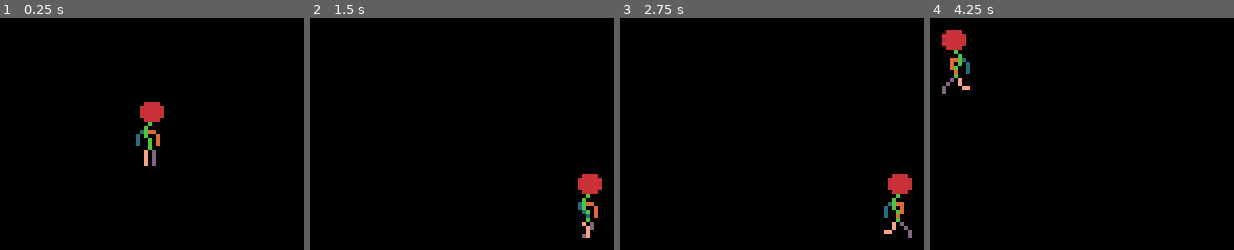
Above: before the commit, frames 1-4 (left to right).
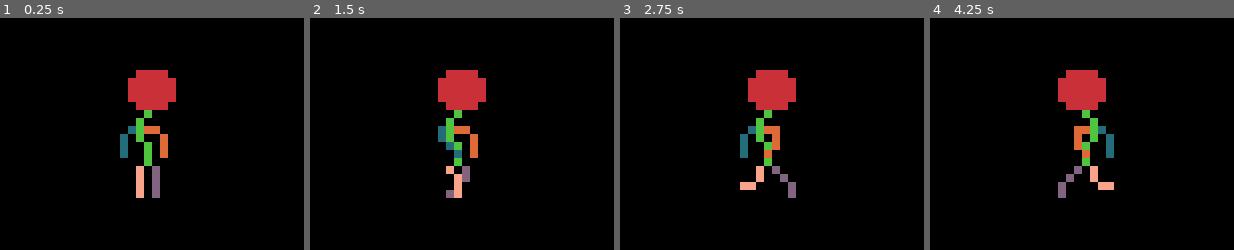
Above: after the commit, the same moments.

Repository: RustyMonky/Curator
Game: Godot game, scene res://entities/player/player.tscn
The game is run twice, just before and just after one commit, with the same random seed, the same clock (stepped at 60 frames per second) and the same inputs. This scene is started directly instead of the project's main scene.
Inputs:
- Up to frame 1 (0.25 s): no input
- Up to frame 2 (1.5 s): tap Enter (ui_accept) at 0.5, 0.77 s; hold Right (ui_right) 0.53-1.28 s; hold Down (ui_down) from 1.28 s (still down)
- Up to frame 3 (2.75 s): tap Enter (ui_accept) at 1.52 s; release Down (ui_down) at 2.03 s; hold Right (ui_right) from 2.03 s (still down)
- Up to frame 4 (4.25 s): release Right (ui_right) at 2.78 s; hold Up (ui_up) 2.78-3.53 s; tap Enter (ui_accept) at 3.02, 3.77 s; hold Left (ui_left) from 3.53 s (still down)

The runs differ from the first frame. In frame 1, 4.7% of the frame differs, in the area x 39-58%, y 22-78%; in frame 2, 5.4%; in frame 3, 5.6%, in the area x 39-97%, y 22-95%; in frame 4, 5.6%.

Commit message:
Updates camera zoom, adds rotating arrow to pinpoint portal position for player

Diff:
--- a/entities/player/player.gd
+++ b/entities/player/player.gd
@@ -4,6 +4,7 @@
 
 const SPEED = 2
 
+onready var arrow = $arrow
 onready var playerAnimations = $playerAnimations
 
 var currentAnimation = "walkSide"
@@ -40,6 +41,10 @@
 			playerAnimations.stop()
 			playerAnimations.set_frame(0)
 
+	if get_parent().has_node("portal"):
+		arrow.set_visible(true)
+		arrow.rotation = (get_parent().portalPosition - arrow.global_position).angle()
+
 func move_self():
 	currentState = STATE.MOVING
 	var collision = self.move_and_collide(self.direction * SPEED)
--- a/entities/player/player.tscn
+++ b/entities/player/player.tscn
@@ -16,6 +16,7 @@
 [ext_resource path="res://assets/sprites/player/horizontal/playerHoriz13.png" type="Texture" id=14]
 [ext_resource path="res://assets/sprites/player/horizontal/playerHoriz14.png" type="Texture" id=15]
 [ext_resource path="res://assets/sprites/player/horizontal/playerHoriz15.png" type="Texture" id=16]
+[ext_resource path="res://assets/sprites/ui/arrow.png" type="Texture" id=17]
 
 [sub_resource type="SpriteFrames" id=1]
 
@@ -26,7 +27,7 @@
 "speed": 30.0
 } ]
 
-[node name="player" type="KinematicBody2D"]
+[node name="player" type="KinematicBody2D" index="0"]
 
 input_pickable = false
 collision_layer = 1
@@ -44,14 +45,14 @@
 anchor_mode = 1
 rotating = false
 current = true
-zoom = Vector2( 0.5, 0.5 )
+zoom = Vector2( 0.25, 0.25 )
 limit_left = -10000000
 limit_top = -10000000
 limit_right = 10000000
 limit_bottom = 10000000
 limit_smoothed = false
-drag_margin_h_enabled = true
-drag_margin_v_enabled = true
+drag_margin_h_enabled = false
+drag_margin_v_enabled = false
 smoothing_enabled = false
 smoothing_speed = 5.0
 offset_v = 0.0
@@ -68,3 +69,10 @@
 
 build_mode = 0
 polygon = PoolVector2Array( -0.0947952, -10.0914, 6.13647, -9.98983, 7.52495, 11.0745, -7.24043, 11.0745, -6.8679, -10.0576 )
+
+[node name="arrow" type="Sprite" parent="." index="3"]
+
+visible = false
+position = Vector2( 20, 0 )
+texture = ExtResource( 17 )
+_sections_unfolded = [ "Offset", "Transform", "Visibility" ]
--- a/entities/portal/portal.tscn
+++ b/entities/portal/portal.tscn
@@ -8,7 +8,7 @@
 custom_solver_bias = 0.0
 radius = 10.0
 
-[node name="portal" type="Area2D" index="0"]
+[node name="portal" type="Area2D"]
 
 input_pickable = true
 gravity_vec = Vector2( 0, 1 )
--- a/levels/level.gd
+++ b/levels/level.gd
@@ -1,4 +1,6 @@
 extends Node2D
+
+var portalPosition = Vector2()
 
 onready var painting = $painting
 onready var playerInstance = load("res://entities/player/player.tscn").instance()
@@ -13,3 +15,4 @@
 	var portalInstance = load("res://entities/portal/portal.tscn").instance()
 	self.add_child(portalInstance)
 	portalInstance.position = Vector2(painting.get_texture().get_size().x / 2, painting.get_texture().get_size().y / 2)
+	portalPosition = portalInstance.position
Binary file added: assets/sprites/ui/arrow.png
Not shown, added: assets/sprites/ui/arrow.png.import
Not shown: 1 places in entities/player/player.tscn that only renumber resources
